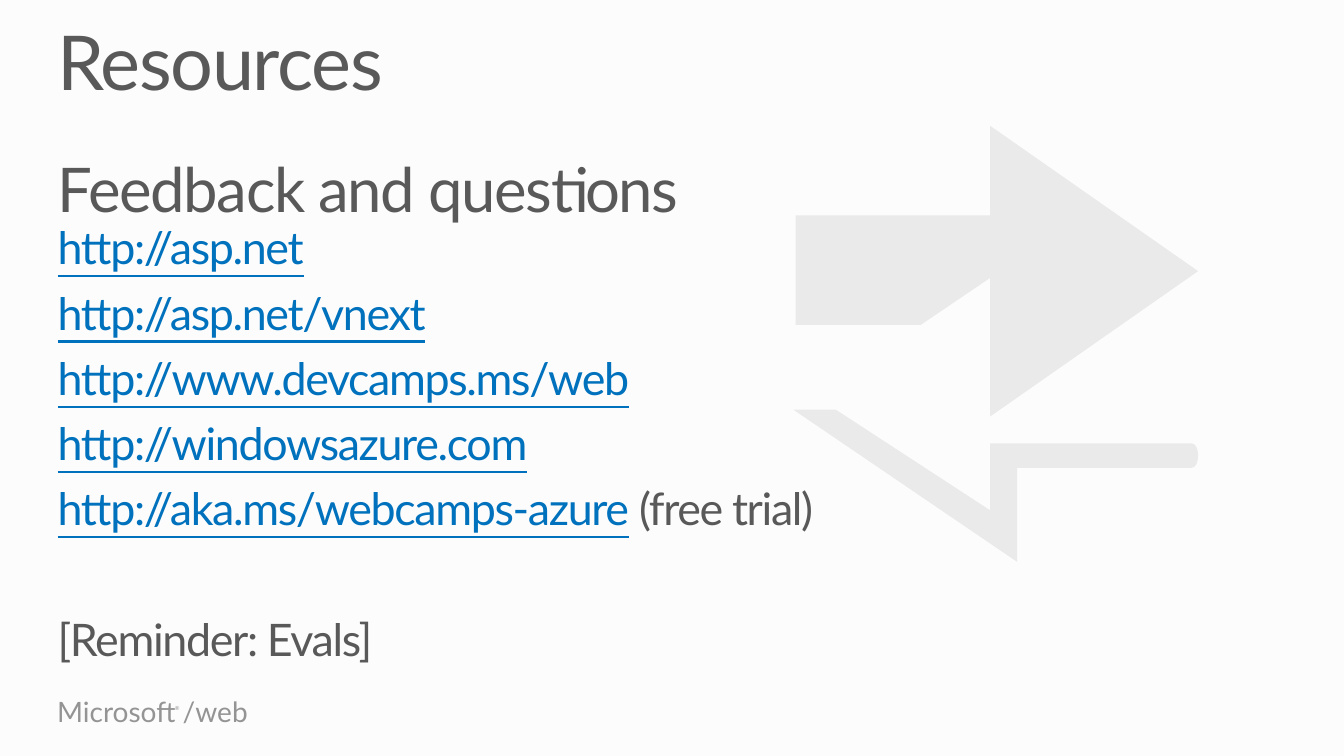
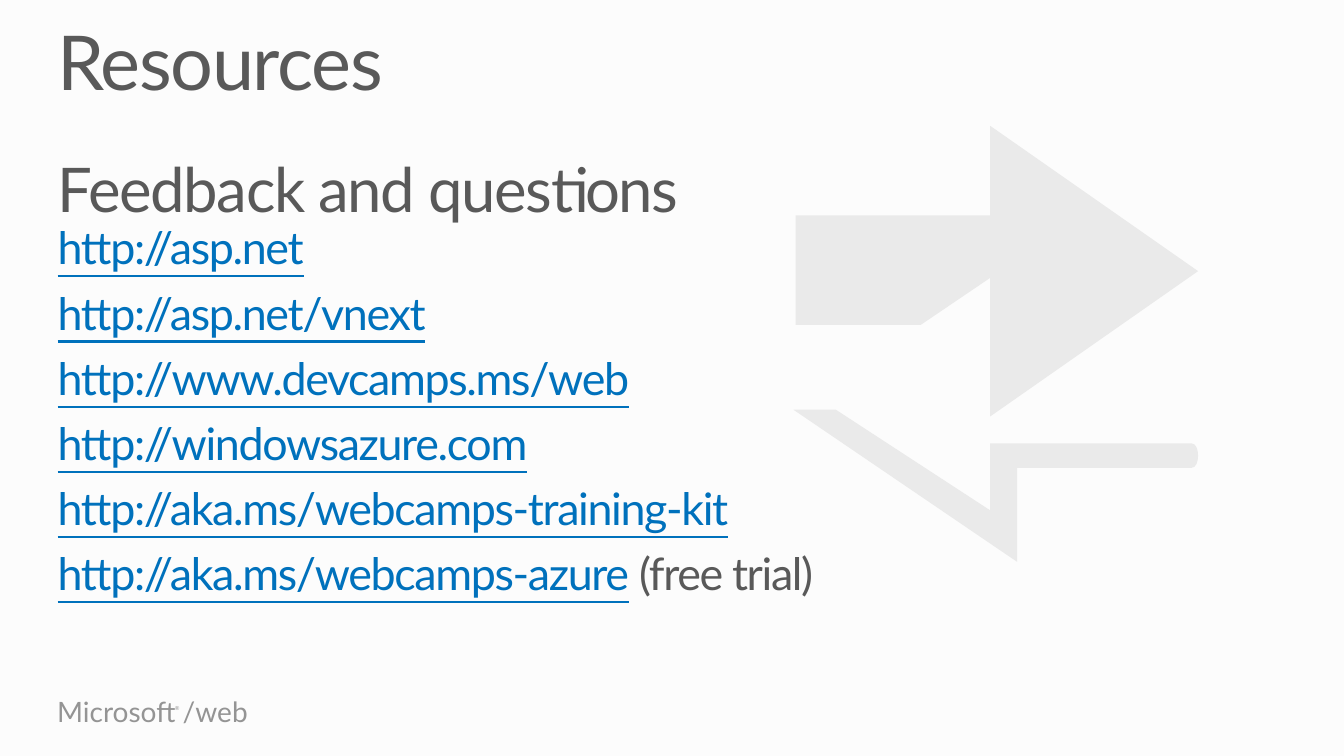
Before and after one commit to Microsoft-Web/PRESENTATION-Keynote, a slide deck: slide 23 of WebCampsKeynote.pptx. Drawn at 1344x756 pixels with LibreOffice and Linux fonts; fonts in the diff are those of the drawing. Boxes give left, top, right and bottom in pixels: in the first picture for what was removed or moved away, otherwise in the second. Text is boxed around its words. In the diff, an @@ line names an element or a change of style, - is before the commit and + after.

Commit message:
Updated with Web Camps TK link

```diff
--- a/WebCampsKeynote.pptx
+++ b/WebCampsKeynote.pptx
@@ text at (58, 492, 729, 534): paragraph added @@
+http://aka.ms/webcamps-training-kit
@@ text at (58, 621, 372, 663): paragraph removed @@
-[Reminder: Evals]
```
